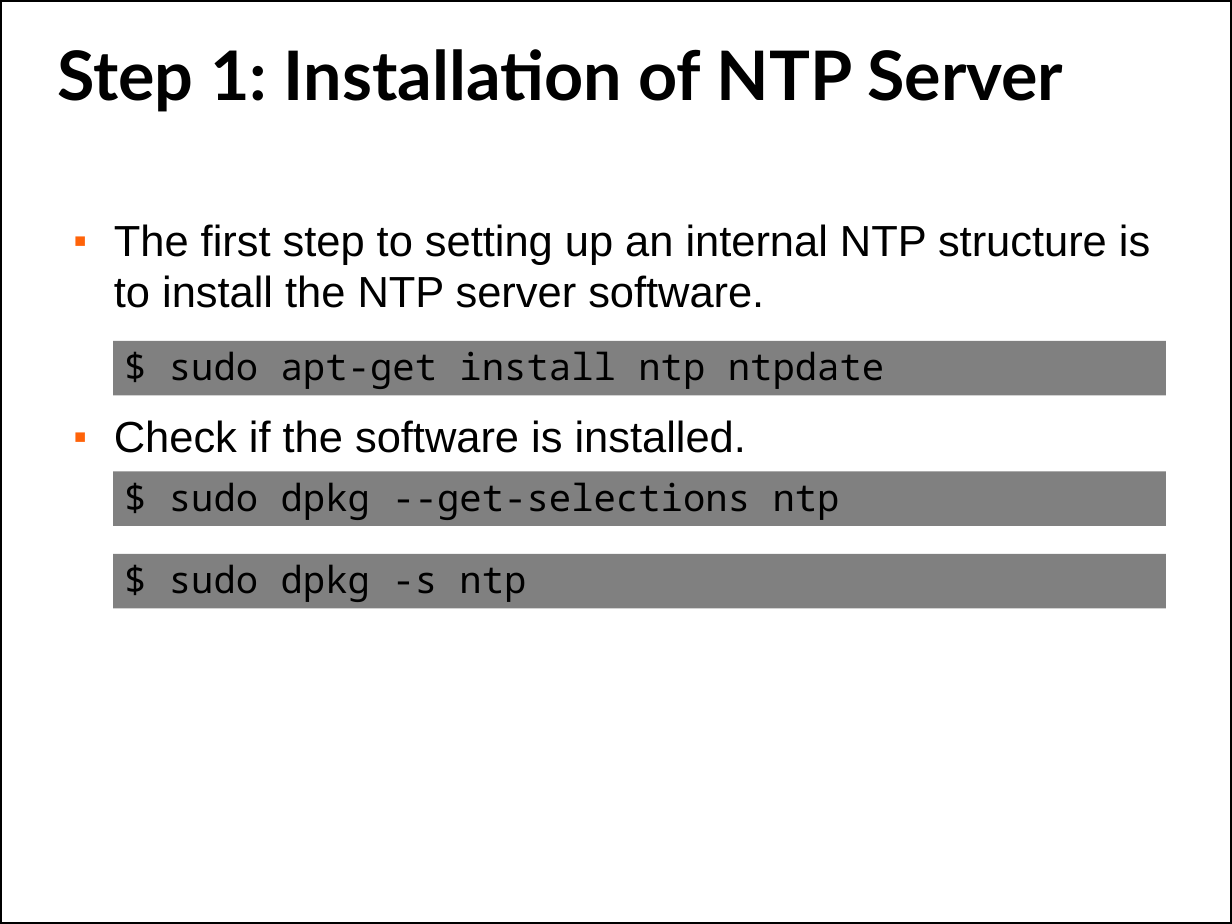
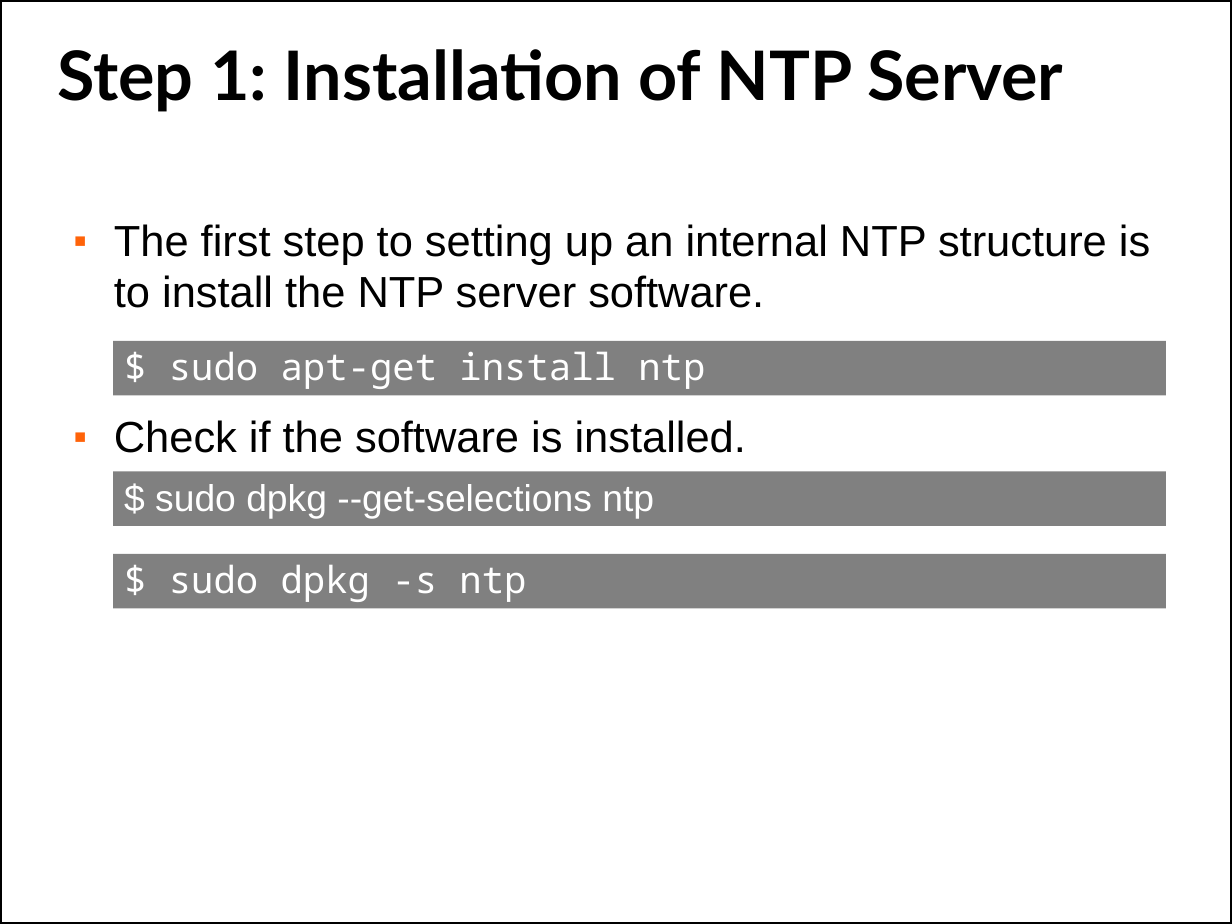
Before and after one commit to afnog/sse, a slide deck: slide 11 of ntp/ntp-service.pptx. Drawn at 1232x924 pixels with LibreOffice and Linux fonts; fonts in the diff are those of the drawing; background and template pictures are left out. Boxes give left, top, right and bottom in pixels: in the first picture for what was removed or moved away, otherwise in the second. Text is boxed around its words. In the diff, an @@ line names an element or a change of style, - is before the commit and + after.

```diff
--- a/ntp/ntp-service.pptx
+++ b/ntp/ntp-service.pptx
@@ text in rectangle at <box>169,351,705,389</box>: text changed; text colour #000000 to #FFFFFF @@
-$ sudo apt-get install ntp ntpdate
+$ sudo apt-get install ntp
@@ rectangle "$ sudo dpkg --get-selections ntp" at <box>113,472,1166,527</box>: font Noto Sans Mono to Arial, text colour #000000 to #FFFFFF @@
@@ rectangle "$ sudo dpkg -s ntp" at <box>113,555,1166,609</box>: text colour #000000 to #FFFFFF @@
```
Also in this commit, not shown: 8 other slides changed, 1 slide removed, 1 other file.
